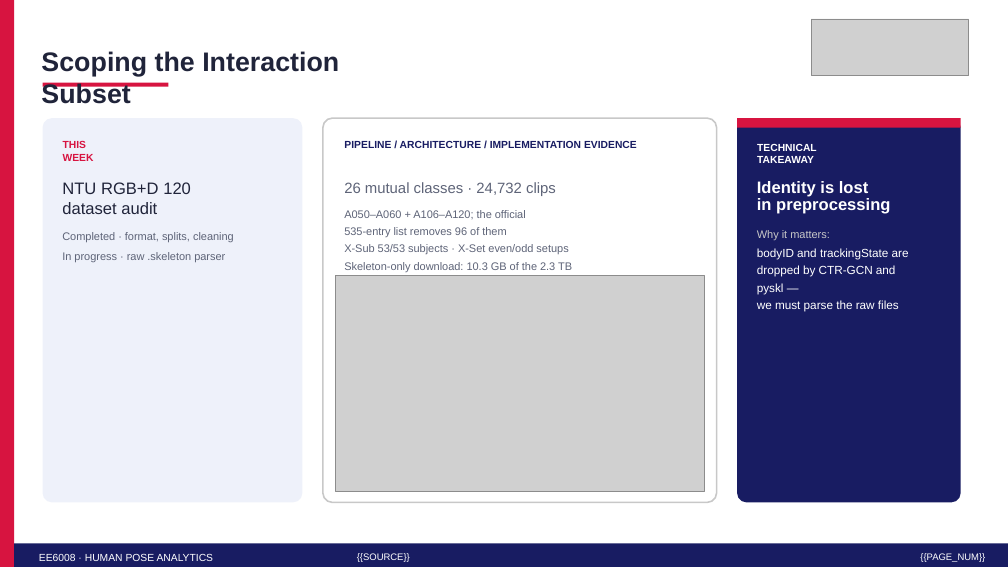
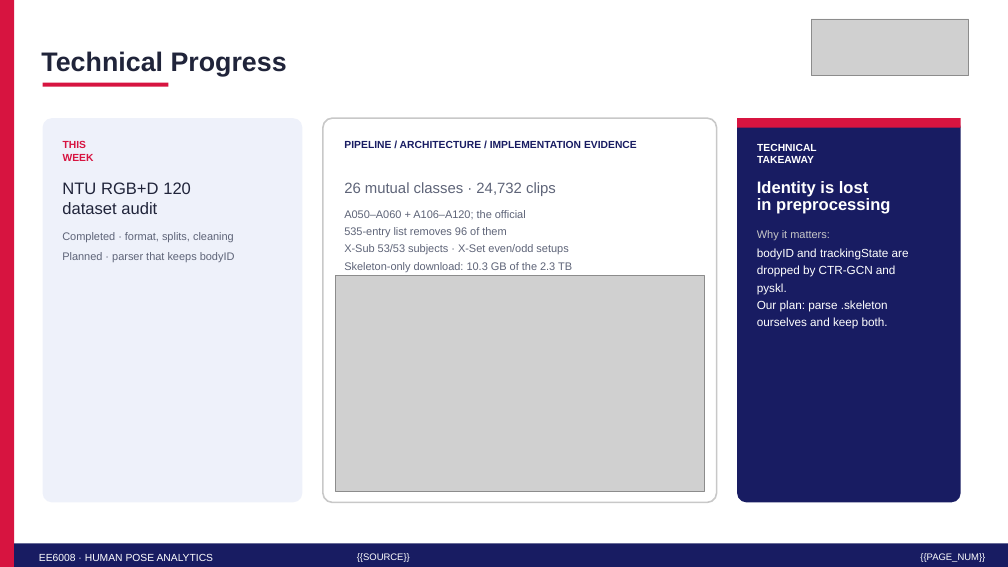
Before and after one commit to HarvyLiang/IPPoseRep, a slide deck: slide 3 of reports/WeeklyPre/5min_pre_fully_editable.pptx. Drawn at 1008x567 pixels with LibreOffice and Linux fonts; fonts in the diff are those of the drawing; grey boxes stand for pictures. Boxes give left, top, right and bottom in pixels: in the first picture for what was removed or moved away, otherwise in the second. Text is boxed around its words. In the diff, an @@ line names an element or a change of style, - is before the commit and + after.

Commit message:
Add files via upload
dataset info added

```diff
--- a/reports/WeeklyPre/5min_pre_fully_editable.pptx
+++ b/reports/WeeklyPre/5min_pre_fully_editable.pptx
@@ text at [41, 51, 287, 77]: text changed @@
-Scoping the Interaction Subset
+Technical Progress
@@ text at [62, 232, 235, 262]: text changed @@
-Completed · format, splits, cleaning
-In progress · raw .skeleton parser
+Completed · format, splits, cleaning
+Planned · parser that keeps bodyID
@@ text at [757, 248, 909, 329]: text changed @@
-bodyID and trackingState are
-dropped by CTR-GCN and pyskl —
-we must parse the raw files
+bodyID and trackingState are
+dropped by CTR-GCN and pyskl.
+Our plan: parse .skeleton
+ourselves and keep both.
```
